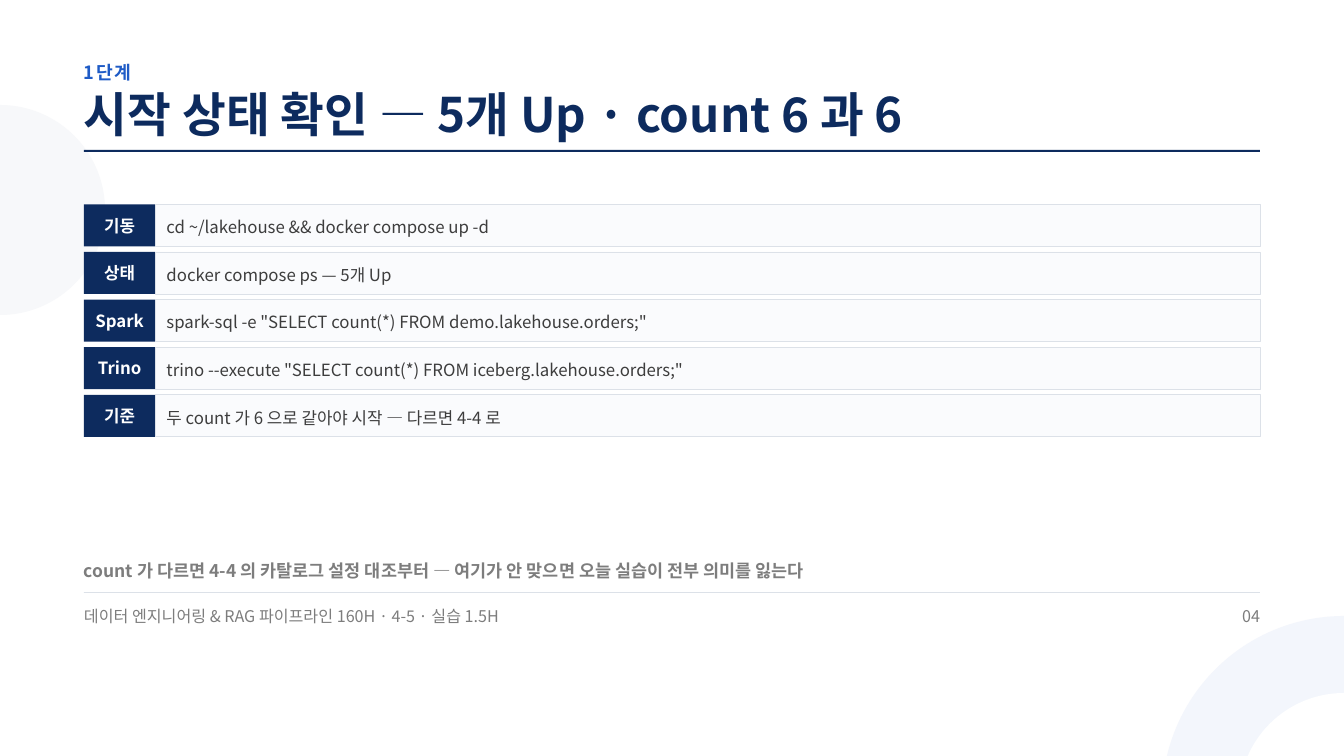
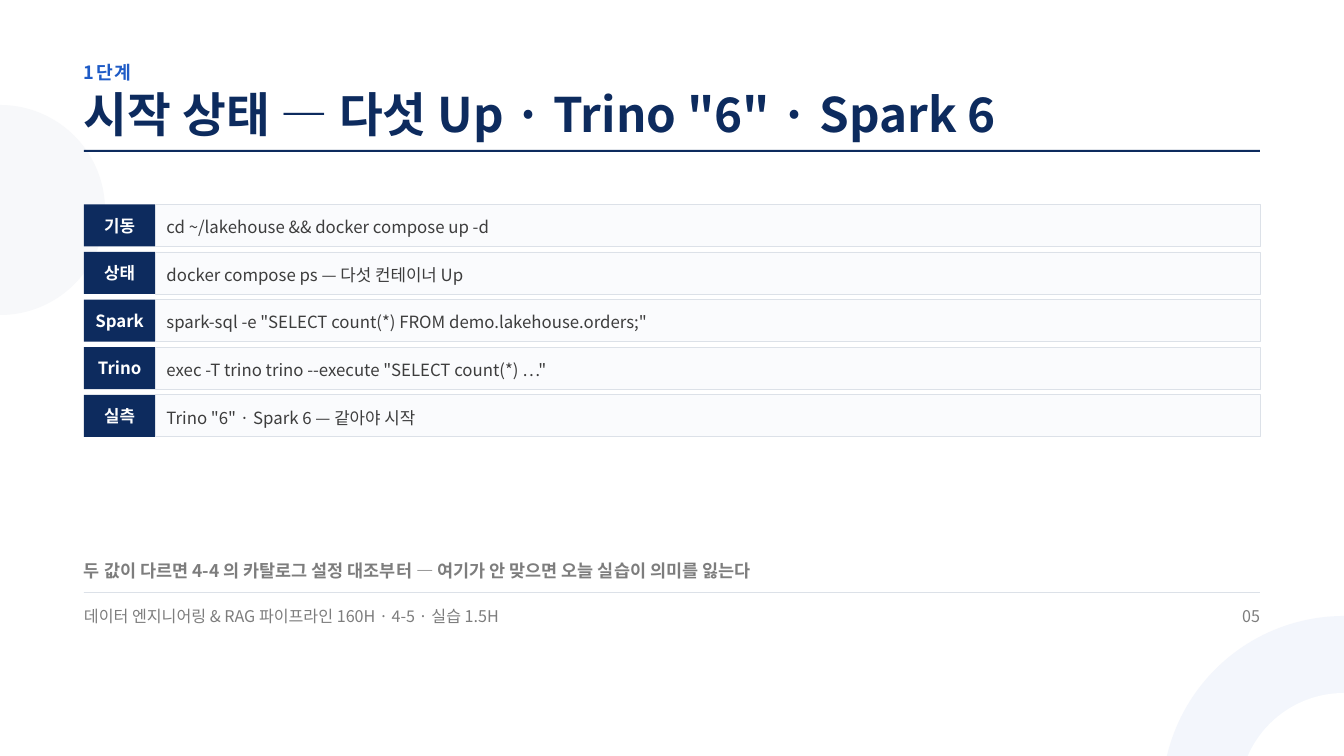
Before and after one commit to aebonlee/materials, a slide deck: slide 5 of data-eng/decks/w4d5s2.pptx (slide 4 before the commit). Drawn at 1344x756 pixels with LibreOffice and Linux fonts; fonts in the diff are those of the drawing. Boxes give left, top, right and bottom in pixels: in the first picture for what was removed or moved away, otherwise in the second. Text is boxed around its words. In the diff, an @@ line names an element or a change of style, - is before the commit and + after.

```diff
--- a/data-eng/decks/w4d5s2.pptx
+++ b/data-eng/decks/w4d5s2.pptx
@@ text at (84,92,996,143): text changed @@
-시작 상태 확인 — 5개 Up · count 6 과 6
+시작 상태 — 다섯 Up · Trino "6" · Spark 6
@@ text at (166,267,464,285): text changed @@
-docker compose ps — 5개 Up
+docker compose ps — 다섯 컨테이너 Up
@@ text at (166,362,518,379): text changed @@
-trino --execute "SELECT count(*) FROM iceberg.lakehouse.orders;"
+exec -T trino trino --execute "SELECT count(*) …"
@@ text at (104,408,135,424): text changed @@
-기준
+실측
@@ text at (166,410,415,428): text changed @@
-두 count 가 6 으로 같아야 시작 — 다르면 4-4 로
+Trino "6" · Spark 6 — 같아야 시작
@@ text at (84,562,750,579): text changed @@
-count 가 다르면 4-4 의 카탈로그 설정 대조부터 — 여기가 안 맞으면 오늘 실습이 전부 의미를 잃는다
+두 값이 다르면 4-4 의 카탈로그 설정 대조부터 — 여기가 안 맞으면 오늘 실습이 의미를 잃는다
@@ text at (1242,610,1260,622): text changed @@
-04
+05
```
Also in this commit, not shown: 9 other slides changed, 1 slide added, 11 other files.
